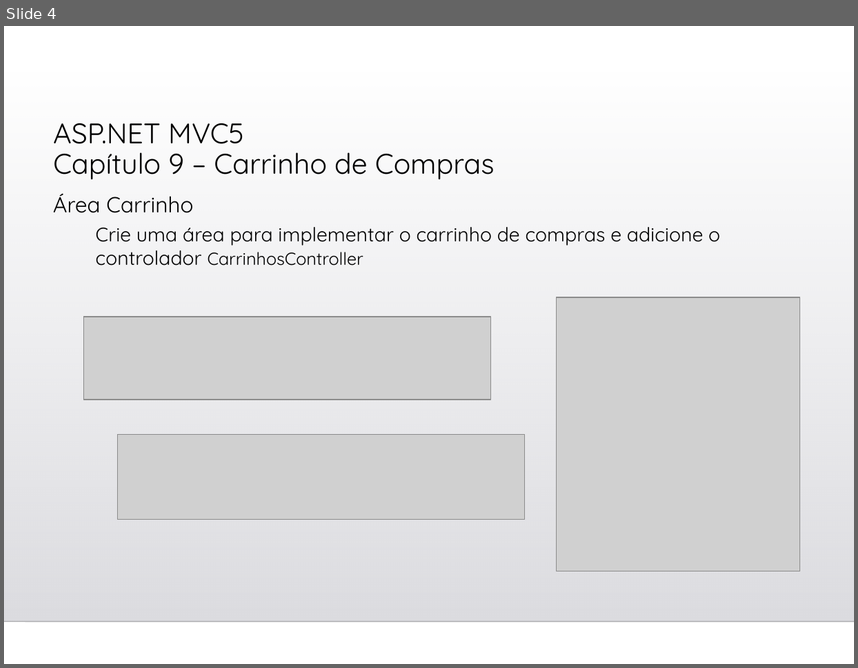
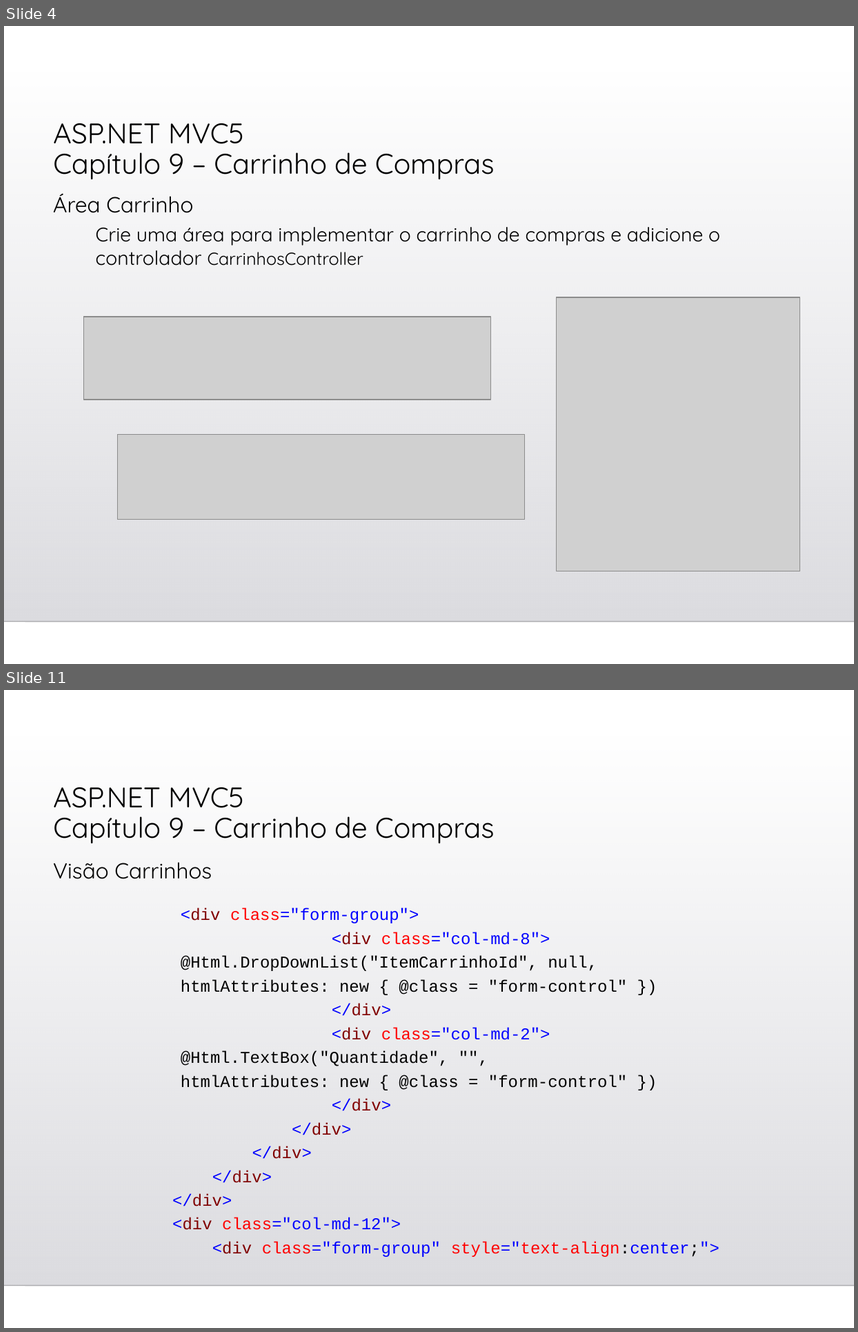
Before and after one commit to gasilvabr/ProjetoWeb2023, a slide deck: Cap09-Carrinho de Compras.ppt. Shown one above the other, each under a label of ours: slide 4 before the commit, slides 4 and 11 after it; the slides between them are not shown. The pictures are 858x668 and 858x1332 pixels, drawn with LibreOffice and Linux fonts; fonts in the diff are those of the drawing; grey boxes stand for pictures; background and template pictures are left out. Boxes give left, top, right and bottom in pixels: in the first picture for what was removed or moved away, otherwise in the second. Text is boxed around its words. In the diff, an @@ line names an element or a change of style, - is before the commit and + after.

```diff
--- a/Cap09-Carrinho de Compras.ppt
+++ b/Cap09-Carrinho de Compras.ppt
@@ slide 11 added at [4,690,854,1328], background picture (left out); not listed: 2 template elements that a slide beside it also shows @@
@@ title added at [53,787,495,843], 24 pt, text #000000 @@
+ASP.NET MVC5
+Capítulo 9 – Carrinho de Compras
@@ text added at [53,862,212,879], 18.5 pt, text #000000 @@
+Visão Carrinhos
@@ text added at [172,908,720,1256], 14 pt, text #000000 @@
+<div class="form-group">
+<div class="col-md-8">
+@Html.DropDownList("ItemCarrinhoId", null,
+htmlAttributes: new { @class = "form-control" })
+</div>
+<div class="col-md-2">
+@Html.TextBox("Quantidade", "",
+htmlAttributes: new { @class = "form-control" })
+</div>
+</div>
+</div>
+</div>
+</div>
+<div class="col-md-12">
+<div class="form-group" style="text-align:center;">
```
Also in this commit, not shown: 2 slides changed, 9 other slides added, 4 other files.
